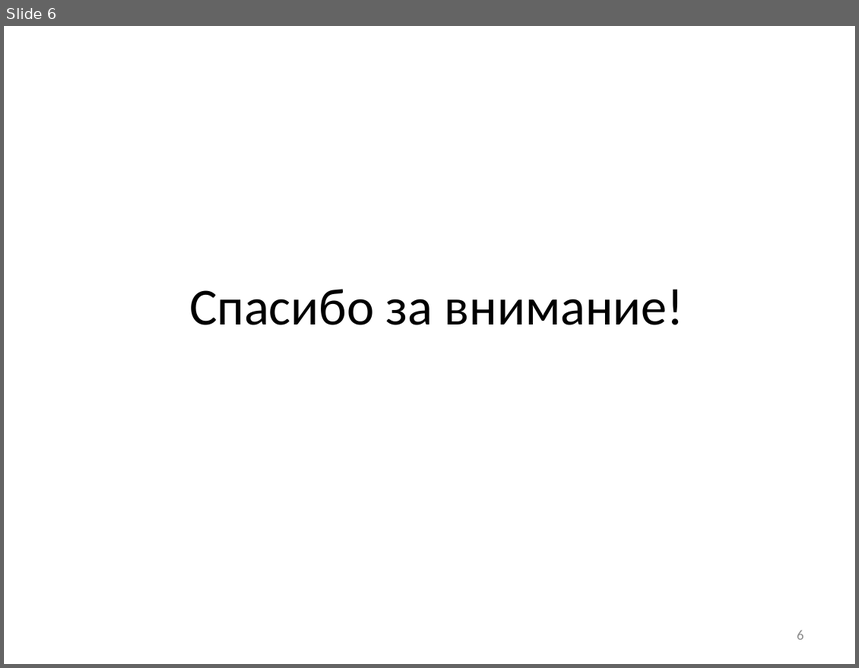
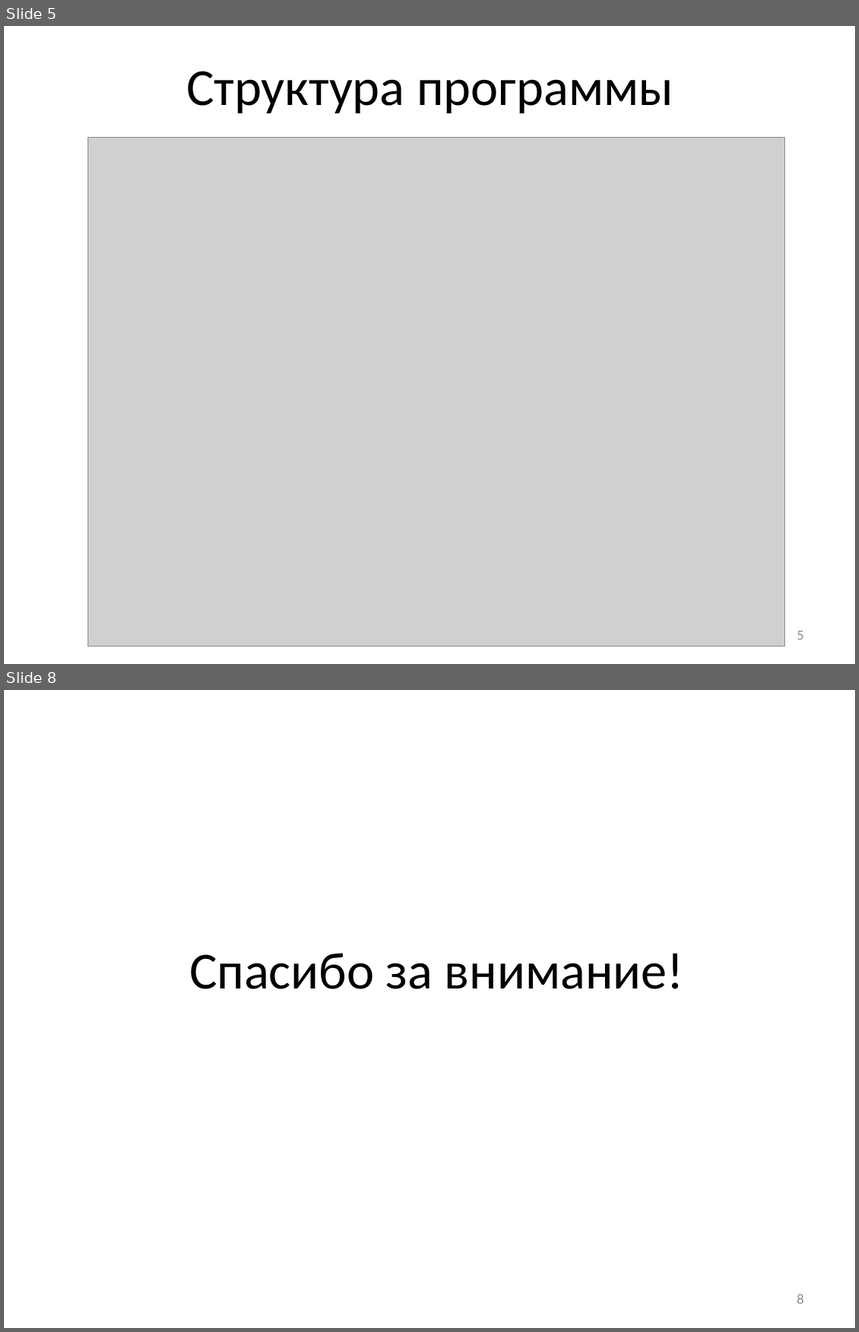
Before and after one commit to SanSanch5/BachelorDiplom, a slide deck: РПЗ/Презентация.pptx. Shown one above the other, each under a label of ours: slide 6 before the commit, slides 5 and 8 after it; the slides between them are not shown. The pictures are 859x668 and 859x1332 pixels, drawn with LibreOffice and Linux fonts; fonts in the diff are those of the drawing; grey boxes stand for pictures. Boxes give left, top, right and bottom in pixels: in the first picture for what was removed or moved away, otherwise in the second. Text is boxed around its words. In the diff, an @@ line names an element or a change of style, - is before the commit and + after.

```diff
--- a/РПЗ/Презентация.pptx
+++ b/РПЗ/Презентация.pptx
@@ slide 5 added at (x1=4, y1=26, x2=855, y2=664), background #FFFFFF @@
@@ title added at (x1=186, y1=71, x2=674, y2=113), 44 pt, text #000000 @@
+Структура программы
@@ picture added at (x1=88, y1=138, x2=785, y2=646) @@
@@ page number added at (x1=797, y1=631, x2=804, y2=640), 12 pt, text #8C8C8C @@
+5
@@ what was slide 6 is now slide 8 @@
@@ page number at (x1=797, y1=1294, x2=804, y2=1304): text changed @@
-6
+8
```
Also in this commit, not shown: 3 slides changed, 2 other slides added, 1 slide removed, 5 other files.
